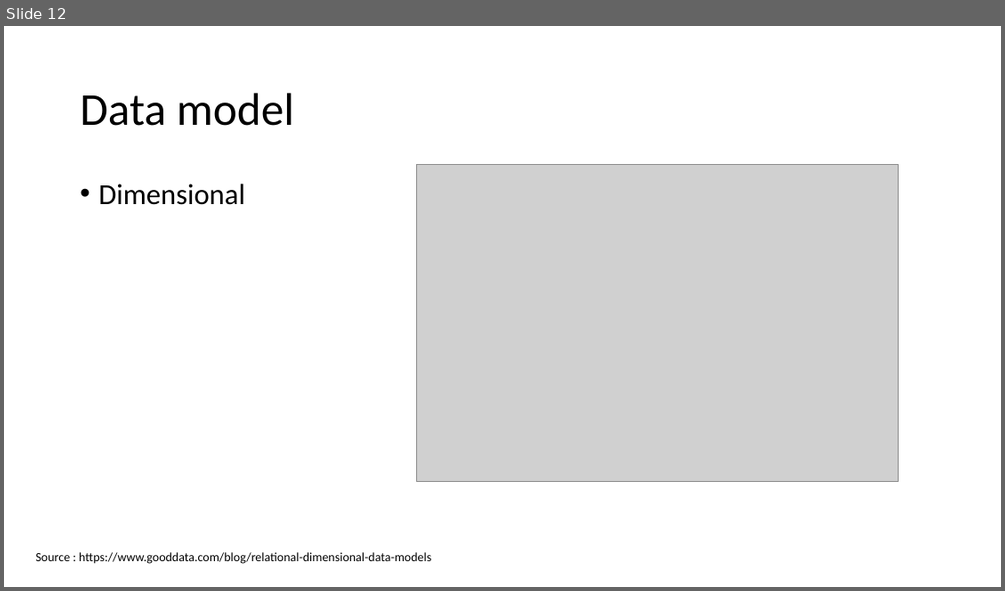
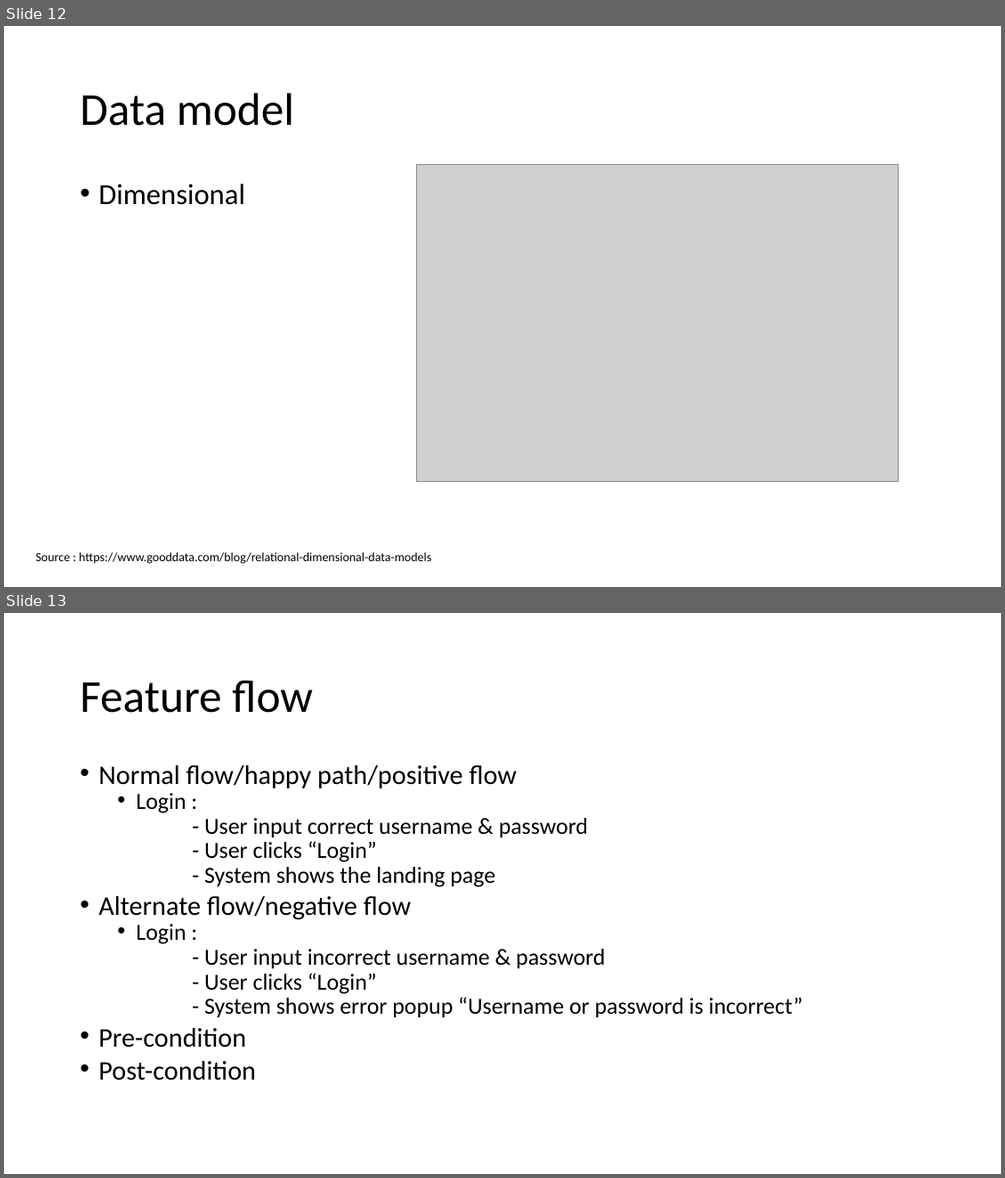
Before and after one commit to oyviktorisa/software-engineering-2023.1, a slide deck: Analisa Kebutuhan Perangkat Lunak.pptx. Shown one above the other, each under a label of ours: slide 12 before the commit, slides 12 and 13 after it. The pictures are 1005x591 and 1005x1178 pixels, drawn with LibreOffice and Linux fonts; fonts in the diff are those of the drawing; grey boxes stand for pictures. Boxes give left, top, right and bottom in pixels: in the first picture for what was removed or moved away, otherwise in the second. Text is boxed around its words. In the diff, an @@ line names an element or a change of style, - is before the commit and + after.

```diff
--- a/Analisa Kebutuhan Perangkat Lunak.pptx
+++ b/Analisa Kebutuhan Perangkat Lunak.pptx
@@ slide 13 added at bbox=[4, 613, 1001, 1174], background #FFFFFF @@
@@ title added at bbox=[80, 680, 313, 713], 44 pt, text #000000 @@
+Feature flow
@@ text added at bbox=[98, 765, 803, 1080], 22.2 pt, text #000000 @@
+• Normal flow/happy path/positive flow
+  • Login :
+  - User input correct username & password
+  - User clicks “Login”
+  - System shows the landing page
+• Alternate flow/negative flow
+  • Login :
+  - User input incorrect username & password
+  - User clicks “Login”
+  - System shows error popup “Username or password is incorrect”
+• Pre-condition
+• Post-condition
```
Also in this commit, not shown: 1 other file.
